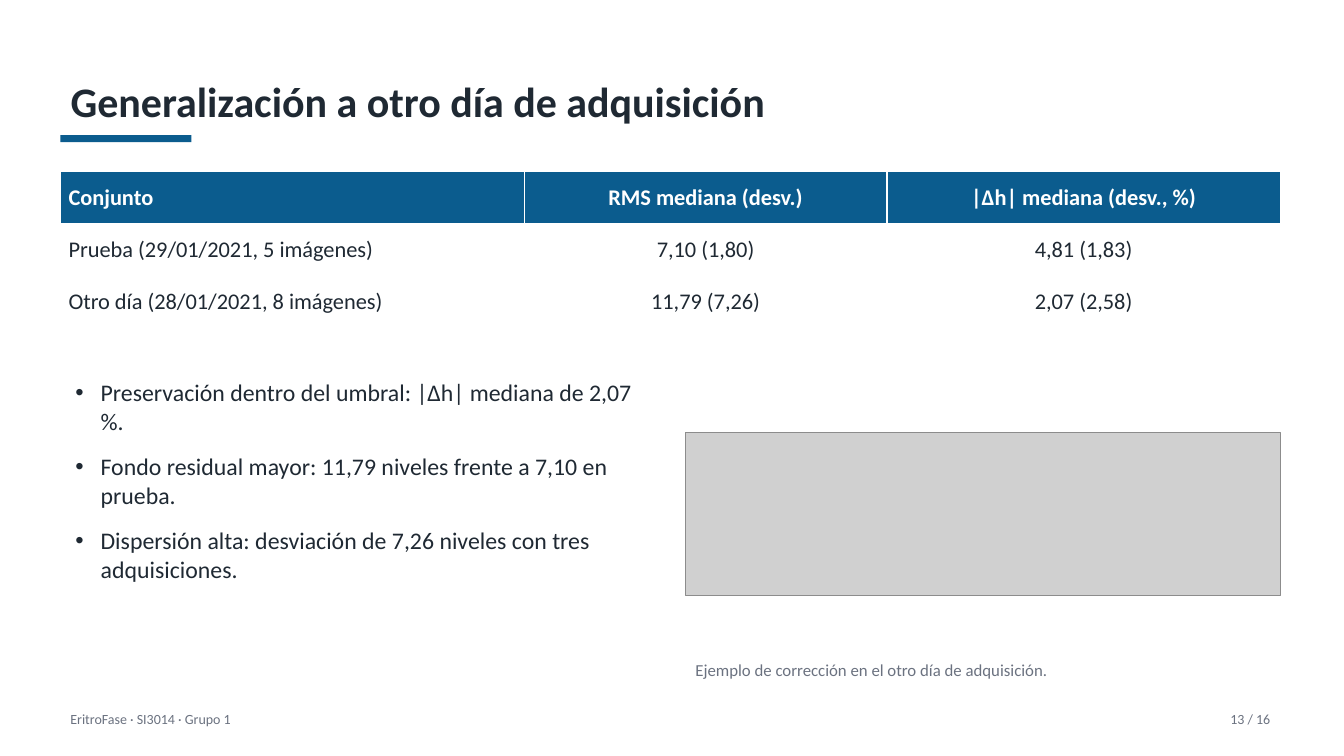
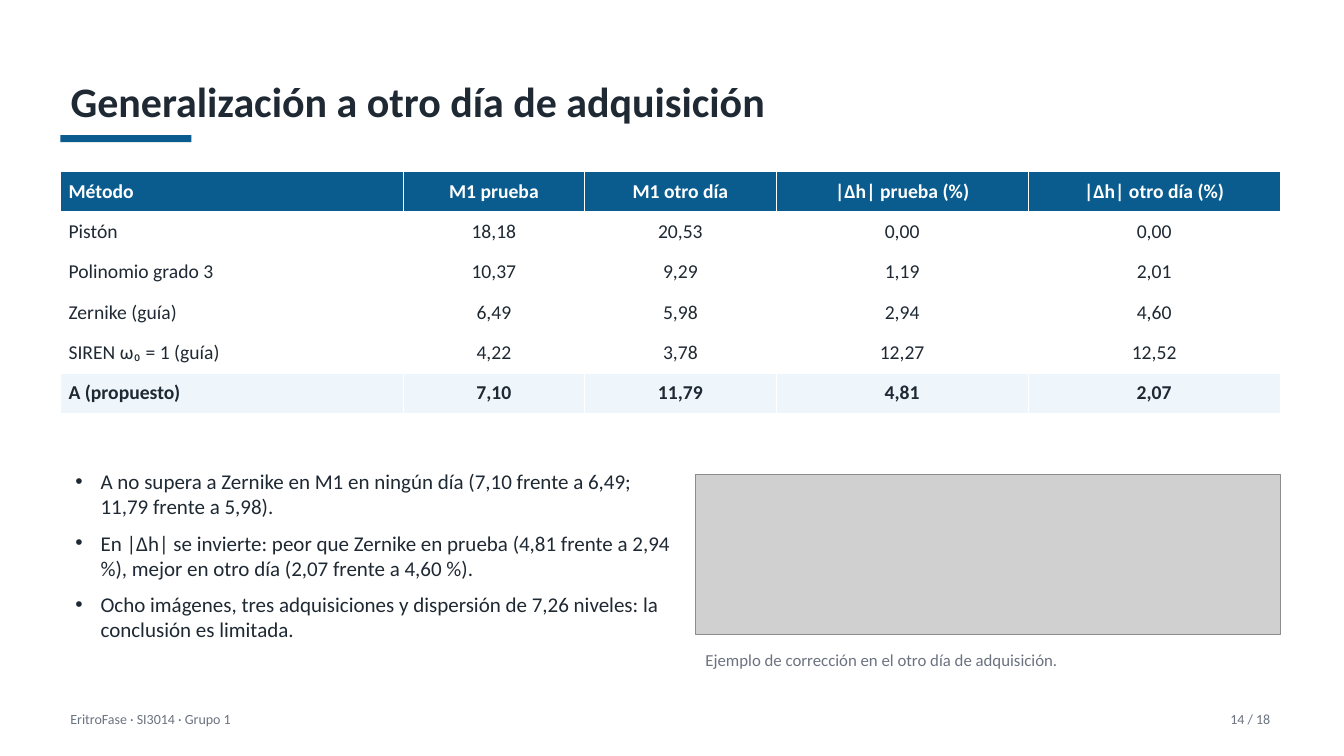
Before and after one commit to Jjes07/DeepLearning-Final, a slide deck: slide 14 of entregables/EritroFase_Sustentacion.pptx (slide 13 before the commit). Drawn at 1344x756 pixels with LibreOffice and Linux fonts; fonts in the diff are those of the drawing; grey boxes stand for pictures. Boxes give left, top, right and bottom in pixels: in the first picture for what was removed or moved away, otherwise in the second. Text is boxed around its words. In the diff, an @@ line names an element or a change of style, - is before the commit and + after.

Commit message:
docs: generalización con líneas base, figura del compromiso en prueba y referencias completas (#7 #8)

```diff
--- a/entregables/EritroFase_Sustentacion.pptx
+++ b/entregables/EritroFase_Sustentacion.pptx
@@ table at (60,171,1280,413) @@
-Conjunto | RMS mediana (desv.) | |Δh| mediana (desv., %)
-Prueba (29/01/2021, 5 imágenes) | 7,10 (1,80) | 4,81 (1,83)
-Otro día (28/01/2021, 8 imágenes) | 11,79 (7,26) | 2,07 (2,58)
+Método | M1 prueba | M1 otro día | |Δh| prueba (%) | |Δh| otro día (%)
+Pistón | 18,18 | 20,53 | 0,00 | 0,00
+Polinomio grado 3 | 10,37 | 9,29 | 1,19 | 2,01
+Zernike (guía) | 6,49 | 5,98 | 2,94 | 4,60
+SIREN ω₀ = 1 (guía) | 4,22 | 3,78 | 12,27 | 12,52
+A (propuesto) | 7,10 | 11,79 | 4,81 | 2,07
@@ text at (101,474,669,637): text changed; size 17 to 15 pt @@
-• Preservación dentro del umbral: |Δh| mediana de 2,07 %.
-• Fondo residual mayor: 11,79 niveles frente a 7,10 en prueba.
-• Dispersión alta: desviación de 7,26 niveles con tres adquisiciones.
+• A no supera a Zernike en M1 en ningún día (7,10 frente a 6,49; 11,79 frente a 5,98).
+• En |Δh| se invierte: peor que Zernike en prueba (4,81 frente a 2,94 %), mejor en otro día (2,07 frente a 4,60 %).
+• Ocho imágenes, tres adquisiciones y dispersión de 7,26 niveles: la conclusión es limitada.
@@ picture: place and size @@
-picture at (686,433,1280,595)
+picture at (696,475,1280,635)
@@ text "Ejemplo de corrección en el ...": place and size @@
-text "Ejemplo de corrección en el ..." at (695,664,1048,679)
+text "Ejemplo de corrección en el ..." at (705,654,1058,669)
@@ text at (1230,714,1270,724): text changed @@
-13 / 16
+14 / 18
```
Also in this commit, not shown: 14 other slides changed, 2 slides added, 3 other files.
